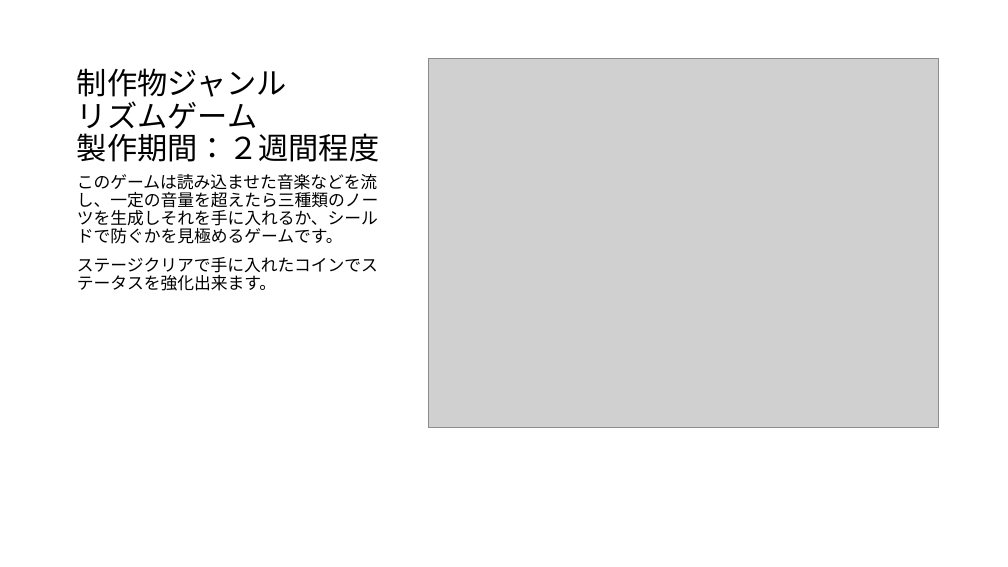
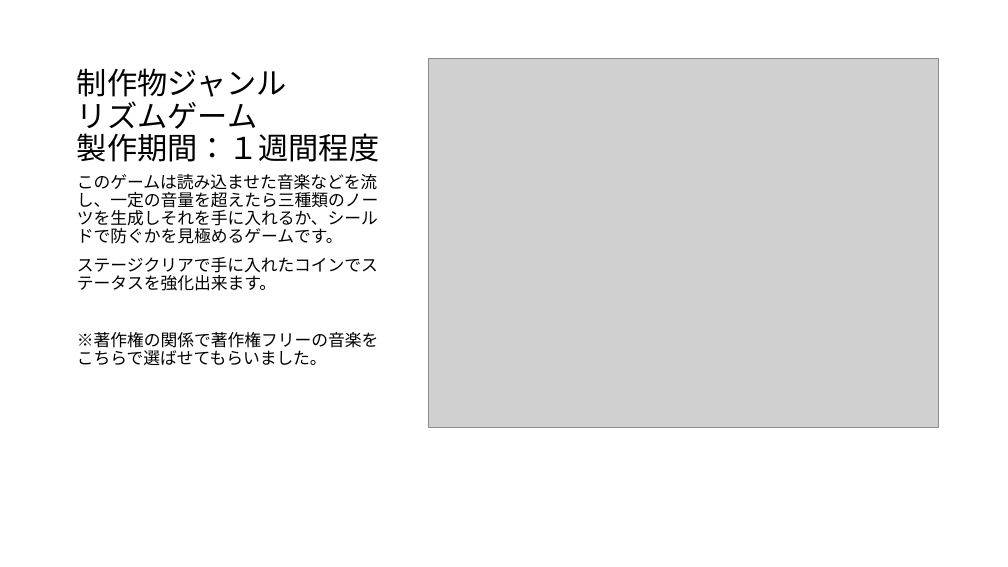
Before and after one commit to Akatuka-Ryusei/Akatuka_JobApplication, a slide deck: slide 2 of 制作物紹介.pptx. Drawn at 1008x567 pixels with LibreOffice and Linux fonts; fonts in the diff are those of the drawing; grey boxes stand for pictures. Boxes give left, top, right and bottom in pixels: in the first picture for what was removed or moved away, otherwise in the second. Text is boxed around its words. In the diff, an @@ line names an element or a change of style, - is before the commit and + after.

Commit message:
制作物紹介新しく追加

```diff
--- a/制作物紹介.pptx
+++ b/制作物紹介.pptx
@@ title at box(77, 68, 379, 162): text changed @@
-制作物ジャンル
-リズムゲーム
-製作期間：２週間程度
+制作物ジャンル
+リズムゲーム
+製作期間：１週間程度
@@ text at box(77, 332, 378, 365): paragraph added @@
+※著作権の関係で著作権フリーの音楽をこちらで選ばせてもらいました。
```
Also in this commit, not shown: 2 other slides changed, 1 slide added.
